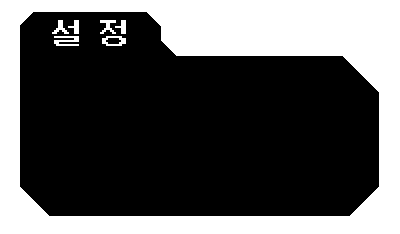
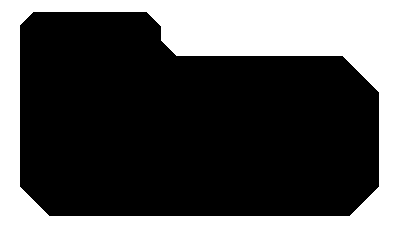
Layer changes from the first 400 x 234 image to the second:
removed layer "설 정" over (52, 20, 126, 46)
painted on "Layer 1" over (52, 20, 126, 46)
